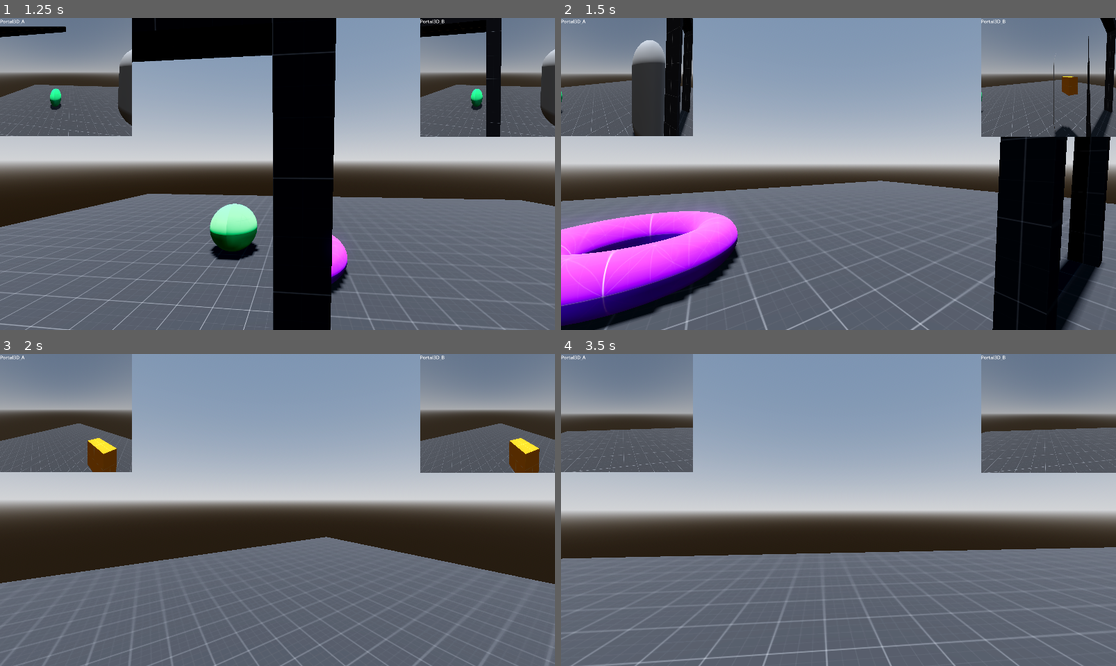
Above: before the commit, frames 1-4 (two rows, left to right).
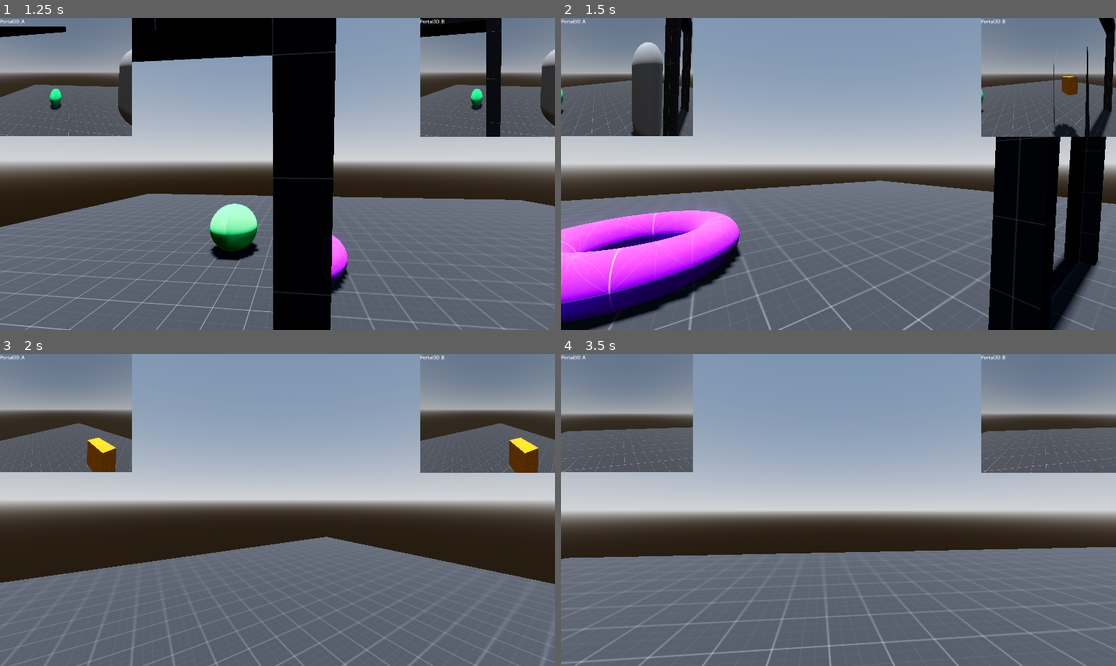
Above: after the commit, the same moments.

Repository: VojtaStruhar/godot-portals-plugin
Game: Godot game, scene res://levels/level_basics.tscn
Two runs of this game, one before a commit and one after it. Both use one fixed random seed, a clock stepped at 60 frames per second and the inputs below. This scene is started directly instead of the project's main scene.
Inputs (mouse positions are in pixels of both pictures, inside the frame that each line leads up to):
- Up to frame 1 (1.25 s): tap Enter (ui_accept) at 0.5, 0.77 s; move the mouse to (271, 180) at 0.52 s; hold Up from 0.53 s (still down)
- Up to frame 2 (1.5 s): keep holding Up; move the mouse to (877, 177) at 1.27 s
- Up to frame 3 (2 s): keep holding Up; tap Enter (ui_accept) at 1.52 s
- Up to frame 4 (3.5 s): move the mouse to (794, 506) at 2.02 s; move the mouse to (844, 510) at 2.77 s; release Up at 2.78 s; hold Left from 2.78 s (still down); tap Enter (ui_accept) at 3.02 s

Frame 1 is identical in both runs. In frame 2, 6.3% of the frame differs, in the area x 0-100%, y 0-100%; in frame 3, 1.1%; in frame 4, 2.7%.

Commit message:
Player controller uses velocity

Diff:
--- a/scripts/player.gd
+++ b/scripts/player.gd
@@ -18,34 +18,36 @@
 			camera.rotation.x = clamp(camera.rotation.x, deg_to_rad(-80), deg_to_rad(80))
 
 func _physics_process(delta: float) -> void:
-	# Add the gravity.
+
+	var right:Vector3 = (global_transform.basis.x * Vector3(1, 0, 1)).normalized()
+	var forward:Vector3 = (-global_transform.basis.z * Vector3(1, 0, 1)).normalized()
+	var has_input = false
+
+	velocity.x = 0
+	velocity.z = 0
+
+	if Input.is_key_pressed(KEY_LEFT) or Input.is_key_pressed(KEY_A):
+		has_input = true
+		velocity -= right
+	if Input.is_key_pressed(KEY_RIGHT) or Input.is_key_pressed(KEY_D):
+		has_input = true
+		velocity += right
+	if Input.is_key_pressed(KEY_UP) or Input.is_key_pressed(KEY_W):
+		has_input = true
+		velocity += forward
+	if Input.is_key_pressed(KEY_DOWN) or Input.is_key_pressed(KEY_S):
+		has_input = true
+		velocity -= forward
+
+	if has_input:
+		var normalized_horizontal_velocity = Vector2(velocity.x, velocity.z).normalized()
+		velocity.x = normalized_horizontal_velocity.x * SPEED
+		velocity.z = normalized_horizontal_velocity.y * SPEED
+
 	if not is_on_floor():
 		velocity += get_gravity() * delta
 
-	# Handle jump.
 	if Input.is_action_just_pressed("ui_accept") and is_on_floor():
 		velocity.y = JUMP_VELOCITY
 
-
-	var right:Vector3 = (global_transform.basis.x * Vector3(1, 0, 1)).normalized()
-	var forward:Vector3 = (global_transform.basis.z * Vector3(1, 0, 1)).normalized()
-	var has_input = false
-
-	if Input.is_key_pressed(KEY_LEFT) or Input.is_key_pressed(KEY_A):
-		has_input = true
-		global_translate(-right * SPEED * delta)
-	if Input.is_key_pressed(KEY_RIGHT) or Input.is_key_pressed(KEY_D):
-		has_input = true
-		global_translate(right * SPEED * delta)
-	if Input.is_key_pressed(KEY_UP) or Input.is_key_pressed(KEY_W):
-		has_input = true
-		global_translate(-forward * SPEED * delta)
-	if Input.is_key_pressed(KEY_DOWN) or Input.is_key_pressed(KEY_S):
-		has_input = true
-		global_translate(forward * SPEED * delta)
-
-	if has_input == false:
-		velocity.x = 0
-		velocity.z = 0
-
 	move_and_slide()
